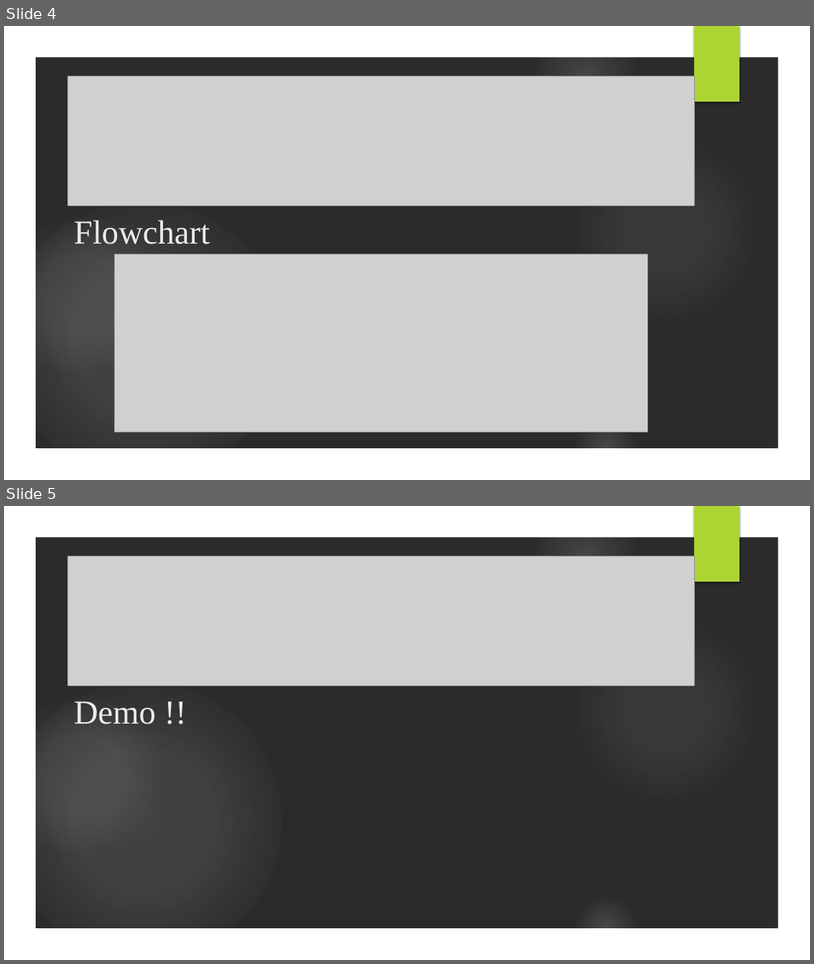
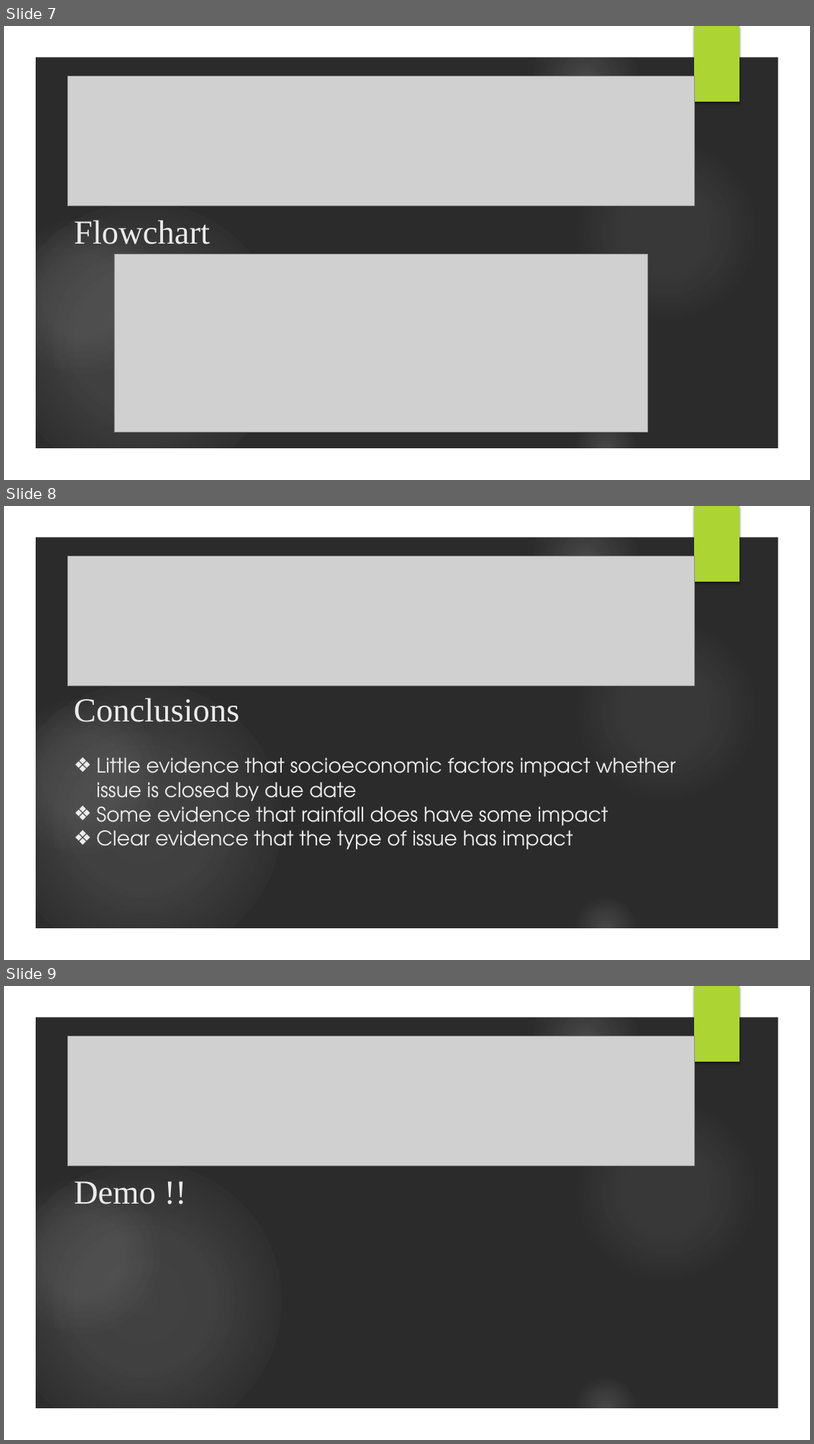
Before and after one commit to fpwirth/Final-Project, a slide deck: HoustonCity.pptx. Shown one above the other, each under a label of ours: slides 4 and 5 before the commit, slides 7, 8 and 9 after it. The pictures are 814x964 and 814x1444 pixels, drawn with LibreOffice and Linux fonts; fonts in the diff are those of the drawing; grey boxes stand for pictures; background and template pictures are left out; a plain dark background stands for a picture behind light text. Boxes give left, top, right and bottom in pixels: in the first picture for what was removed or moved away, otherwise in the second. Text is boxed around its words. In the diff, an @@ line names an element or a change of style, - is before the commit and + after.

```diff
--- a/HoustonCity.pptx
+++ b/HoustonCity.pptx
@@ slide 8 added at [4, 506, 810, 960], background picture (left out); not listed: 7 template elements that a slide beside it also shows @@
@@ picture added at [68, 556, 695, 685] @@
@@ text added at [74, 698, 676, 849], 24 pt, text #EBEBEB @@
+Conclusions
+❖ Little evidence that socioeconomic factors impact whether issue is closed by due date
+❖ Some evidence that rainfall does have some impact
+❖ Clear evidence that the type of issue has impact
@@ what was slide 4 is now slide 7 @@
@@ what was slide 5 is now slide 9 @@
```
Also in this commit, not shown: 1 slide changed, 4 other slides added, 1 slide removed, 4 other files.
